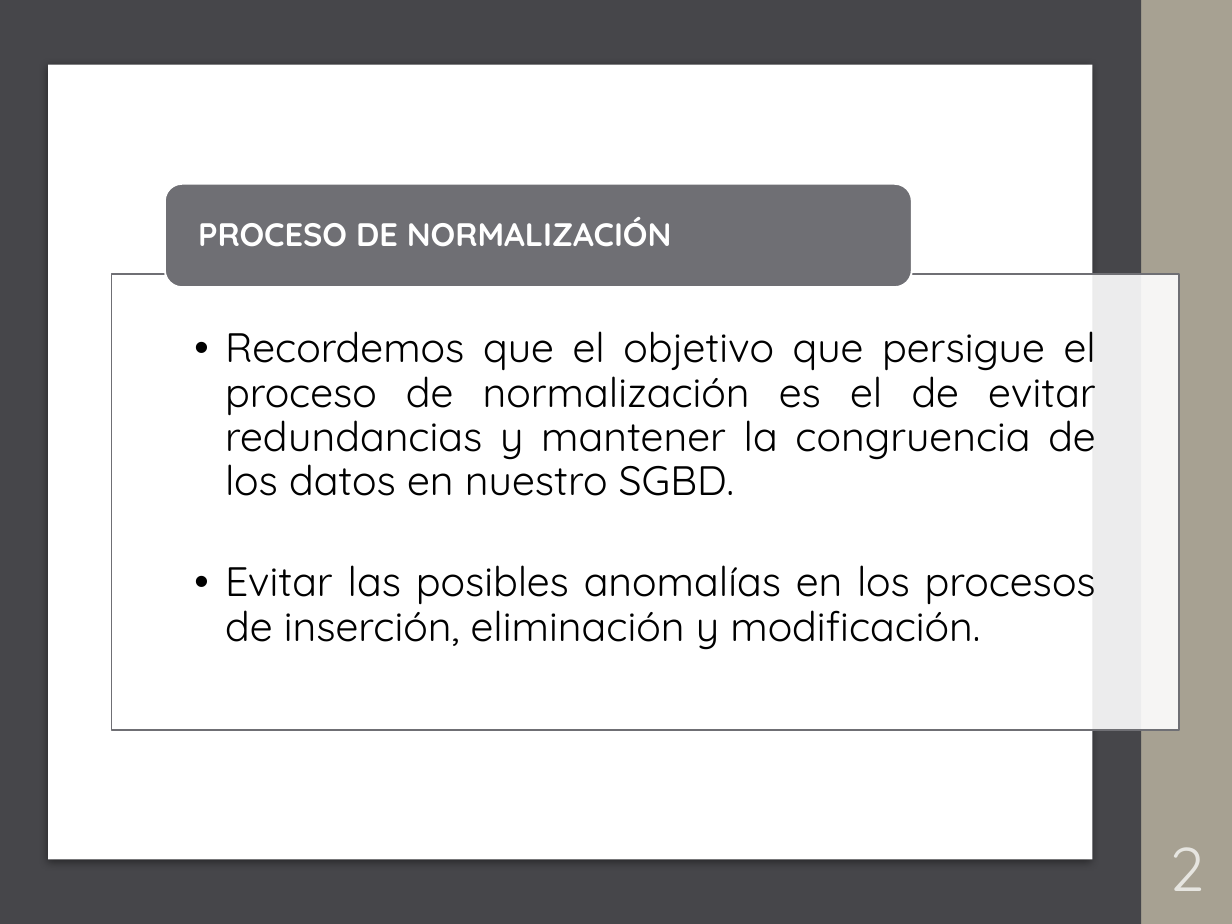
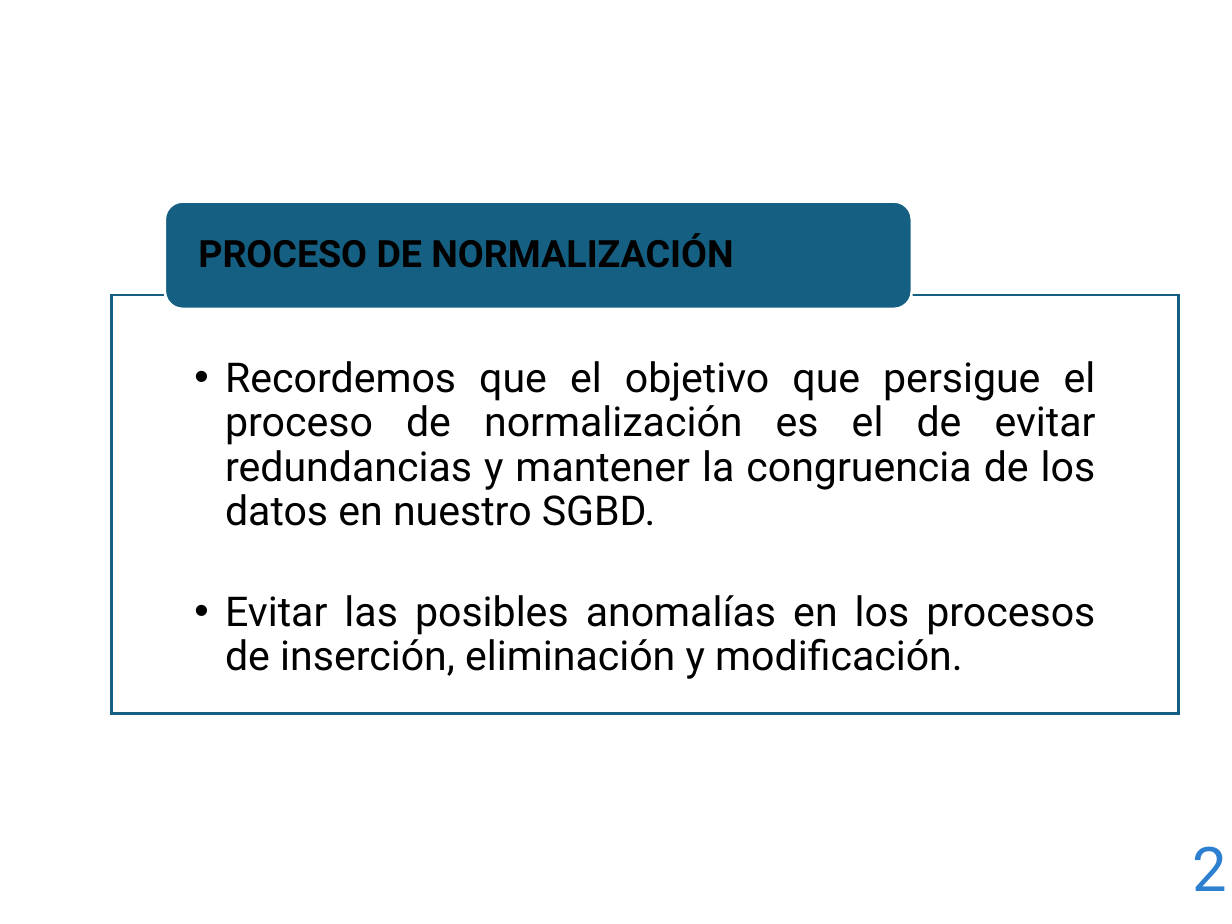
Before and after one commit to NuriaCelis/GBD2425, a slide deck: slide 2 of Tema2/EJEMPLOS NORMALIZACION.pptx. Drawn at 1232x924 pixels with LibreOffice and Linux fonts; fonts in the diff are those of the drawing. Boxes give left, top, right and bottom in pixels: in the first picture for what was removed or moved away, otherwise in the second. Text is boxed around its words. In the diff, an @@ line names an element or a change of style, - is before the commit and + after.

```diff
--- a/Tema2/EJEMPLOS NORMALIZACION.pptx
+++ b/Tema2/EJEMPLOS NORMALIZACION.pptx
@@ background #000000 to #FFFFFF @@
@@ rectangle removed at (0,0,47,924) @@
@@ rectangle removed at (0,0,1141,924) @@
@@ rectangle removed at (1141,0,1232,924) @@
@@ rectangle removed at (48,65,1093,860) @@
@@ rounded rectangle: place and size @@
-rounded rectangle at (165,184,912,287)
+rounded rectangle at (165,202,912,309)
@@ rounded rectangle at (165,202,912,309): fill #6F6F74 to #156082; outline #FFFFFF 1.1 pt to #FFFFFF 1.5 pt @@
@@ text "PROCESO DE NORMALIZACIÓN": place and size @@
-text "PROCESO DE NORMALIZACIÓN" at (198,217,672,247)
+text "PROCESO DE NORMALIZACIÓN" at (198,233,733,268)
@@ text "PROCESO DE NORMALIZACIÓN" at (198,233,733,268): size 19 to 22 pt, font Quicksand to Roboto, text colour #FFFFFF to #000000; more space between paragraphs @@
@@ text "Recordemos que el objetivo que ...": place and size @@
-text "Recordemos que el objetivo que ..." at (225,331,1096,650)
+text "Recordemos que el objetivo que ..." at (225,361,1096,679)
@@ text "Recordemos que el objetivo que ..." at (225,361,1096,679): font Quicksand to Roboto @@
@@ rectangle: place and size @@
-rectangle at (112,274,1179,729)
+rectangle at (112,296,1179,715)
@@ rectangle at (112,296,1179,715): outline #6F6F74 1.1 pt to #156082 1.5 pt @@
@@ page number at (1193,846,1228,891): font Quicksand to Roboto, text colour #E6E5E0 to #2D7FCF; alignment centre to right @@
```
Also in this commit, not shown: 9 other slides changed, 1 slide added, 2 slides removed, 1 other file.
